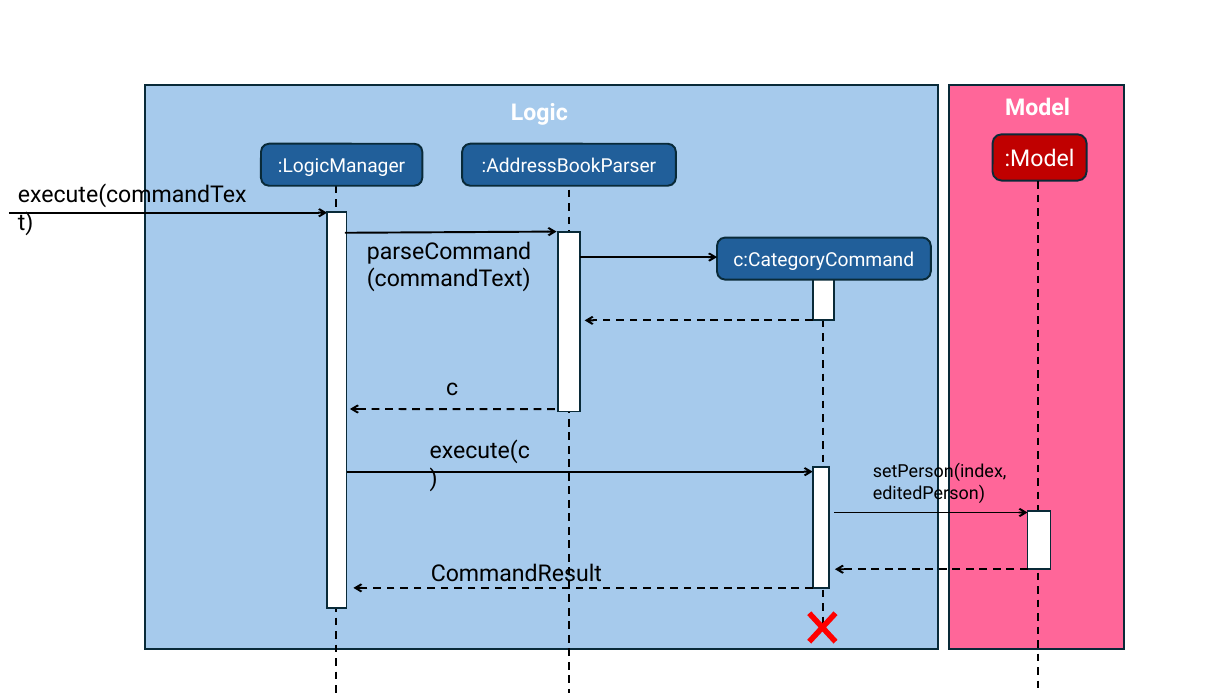
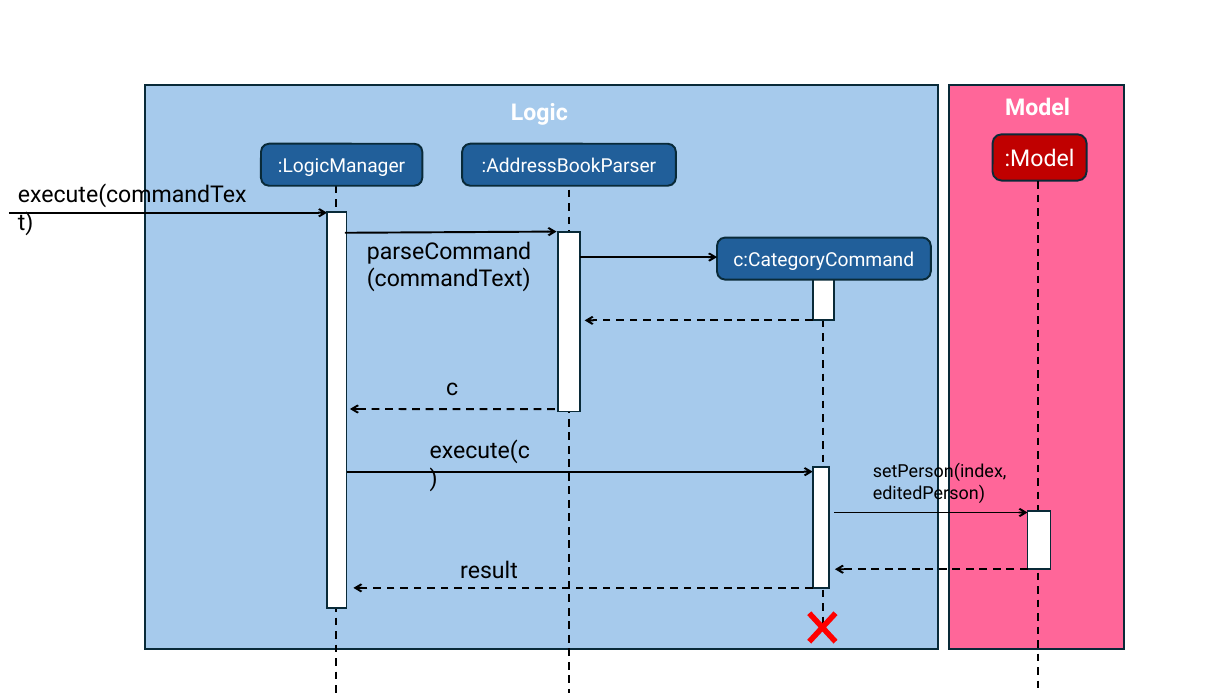
Before and after one commit to AY2627S1-CS2103T-F12-2/tp, a slide deck: slide 1 of docs/diagrams/CategorySequenceDiagram.pptx. Drawn at 1232x693 pixels with LibreOffice and Linux fonts; fonts in the diff are those of the drawing. Boxes give left, top, right and bottom in pixels: in the first picture for what was removed or moved away, otherwise in the second. Text is boxed around its words. In the diff, an @@ line names an element or a change of style, - is before the commit and + after.

```diff
--- a/docs/diagrams/CategorySequenceDiagram.pptx
+++ b/docs/diagrams/CategorySequenceDiagram.pptx
@@ text at (460,560,518,579): text changed @@
-CommandResult
+result
```
Also in this commit, not shown: 2 slides added.
